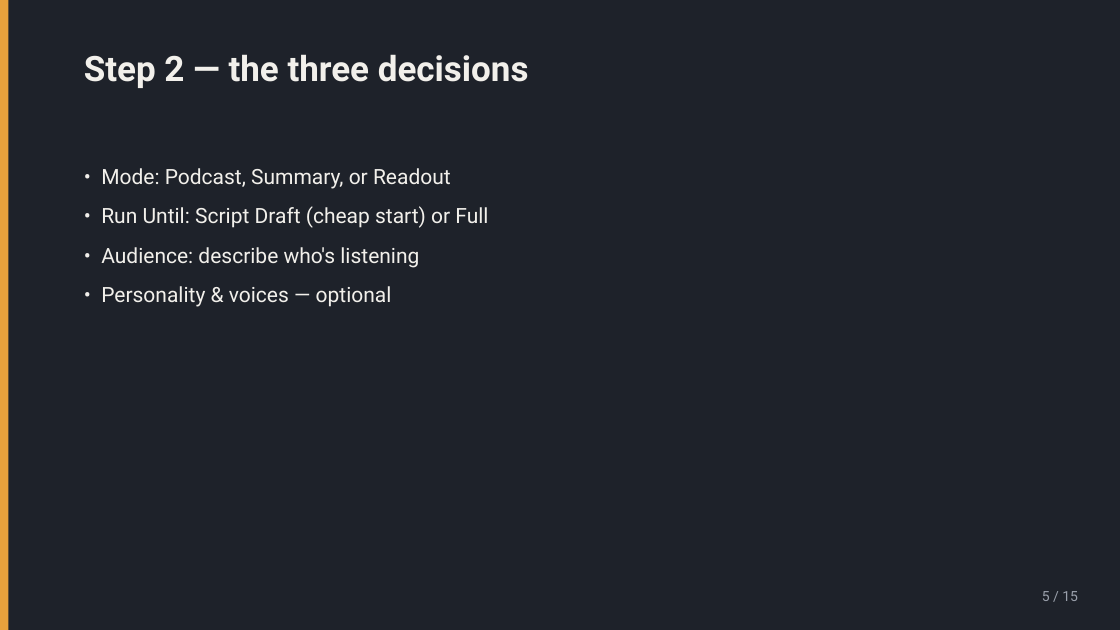
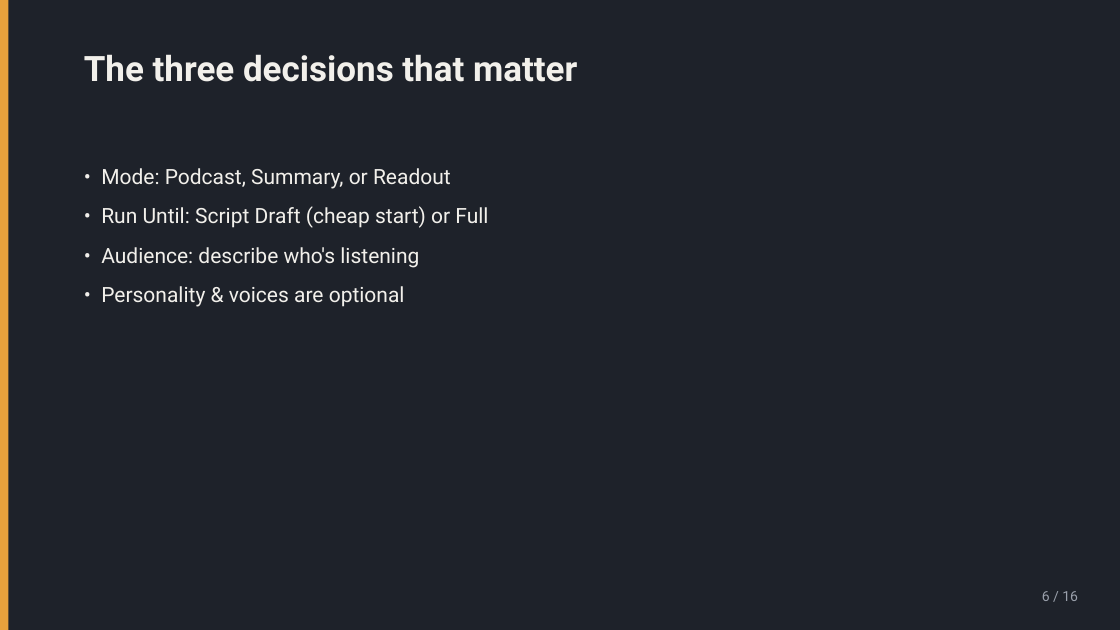
Before and after one commit to nikolaidk/voice, a slide deck: slide 6 of demo/data/14968b573e78/slides.pptx (slide 5 before the commit). Drawn at 1120x630 pixels with LibreOffice and Linux fonts; fonts in the diff are those of the drawing. Boxes give left, top, right and bottom in pixels: in the first picture for what was removed or moved away, otherwise in the second. Text is boxed around its words. In the diff, an @@ line names an element or a change of style, - is before the commit and + after.

```diff
--- a/demo/data/14968b573e78/slides.pptx
+++ b/demo/data/14968b573e78/slides.pptx
@@ text at (84,54,577,82): text changed @@
-Step 2 — the three decisions
+The three decisions that matter
@@ text at (101,286,405,307): text changed @@
-• Personality & voices — optional
+• Personality & voices are optional
@@ text at (1042,591,1078,601): text changed @@
-5 / 15
+6 / 16
```
Also in this commit, not shown: 9 other slides changed, 6 slides added, 5 slides removed, 28 other files.
